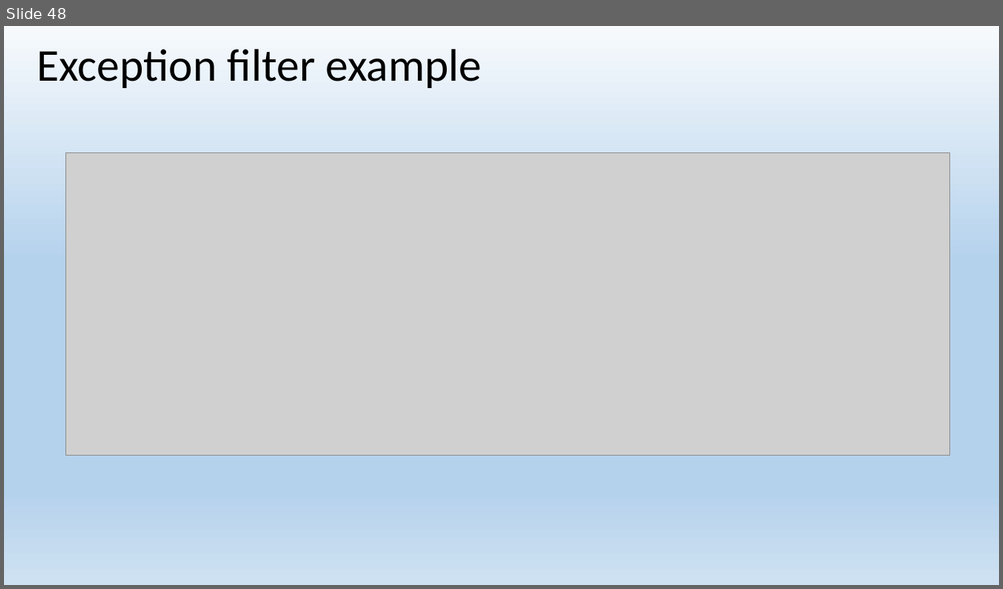
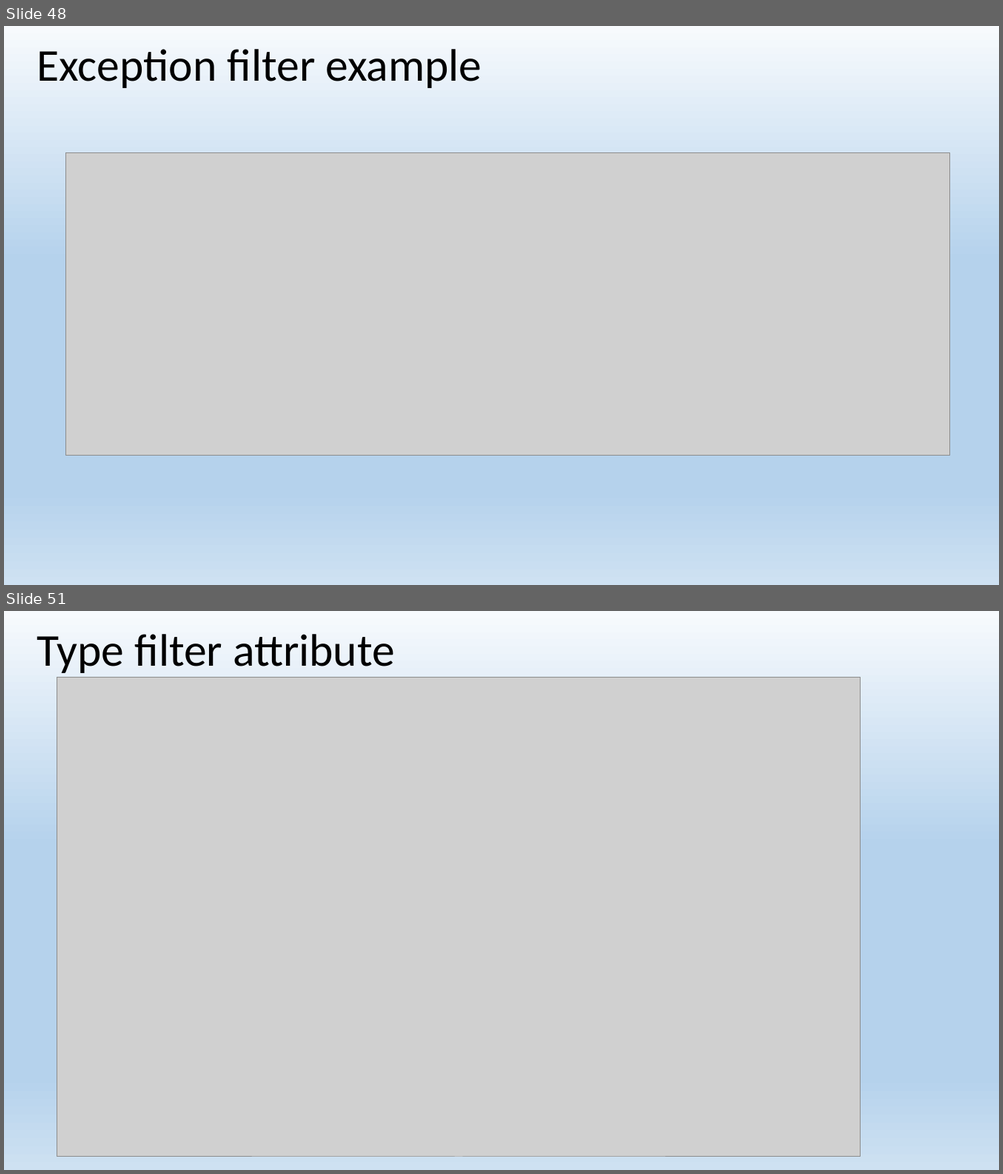
Before and after one commit to EPilyaev/ASPNetCoreMVC, a slide deck: AspNetCoreMVC.pptx. Shown one above the other, each under a label of ours: slide 48 before the commit, slides 48 and 51 after it; the slides between them are not shown. The pictures are 1003x589 and 1003x1174 pixels, drawn with LibreOffice and Linux fonts; fonts in the diff are those of the drawing; grey boxes stand for pictures. Boxes give left, top, right and bottom in pixels: in the first picture for what was removed or moved away, otherwise in the second. Text is boxed around its words. In the diff, an @@ line names an element or a change of style, - is before the commit and + after.

Commit message:
Start Dependency injection for filters

```diff
--- a/AspNetCoreMVC.pptx
+++ b/AspNetCoreMVC.pptx
@@ slide 51 added at [4,611,999,1170], background gradient #F7FAFD to #B5D2EC to #CEE1F2 @@
@@ title added at [37,634,395,673], 44 pt, text #000000 @@
+Type filter attribute
@@ picture added at [57,678,859,1157] @@
```
Also in this commit, not shown: 3 other slides added, 3 other files.
